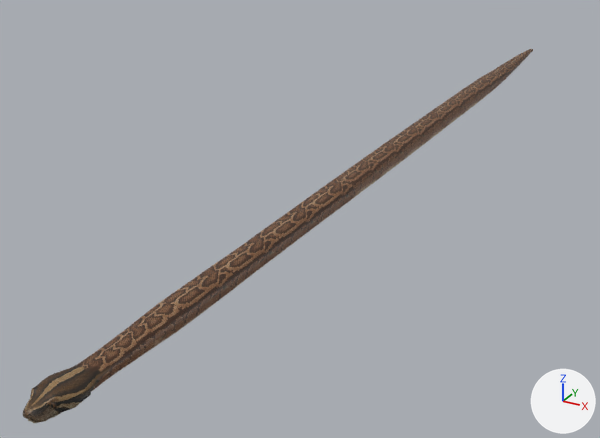
Two versions of the glTF model snake_run_2/level_data/python_v1_.glb, one commit apart.
One viewpoint serves both versions: a camera (50 mm lens) standing at (4.86, -4.02, 4.41) and looking at (-1.23, 7.05, -1.12). Every picture has the same lights, and +X, +Y and +Z are marked at lower right. The picture after the commit comes second. Vertices at exactly the same position are counted once.

The scene before the commit, as lines of its bpy script (objects in view):
```python
mat_material = bpy.data.materials.new('Material')
mat_material.use_nodes = True; mat_material.node_tree.nodes.clear()
_N = mat_material.node_tree.nodes; _L = mat_material.node_tree.links
n0 = _N.new('ShaderNodeBsdfPrincipled'); n0.name = 'Principled BSDF'
n1 = _N.new('ShaderNodeOutputMaterial'); n1.name = 'Material Output'
n2 = _N.new('ShaderNodeMix'); n2.name = 'Mix'
n2.data_type = 'RGBA'
n2.blend_type = 'MULTIPLY'
n2.inputs[0].default_value = 1.0  # 'Factor'
n3 = _N.new('ShaderNodeVertexColor'); n3.name = 'Color Attribute'
n4 = _N.new('ShaderNodeTexImage'); n4.name = 'Image Texture'
n4.image = img_snake_skin
_L.new(n0.outputs[0], n1.inputs[0])  # 'BSDF' to 'Surface'
_L.new(n2.outputs[2], n0.inputs[0])  # 'Result' to 'Base Color'
_L.new(n3.outputs[0], n2.inputs[7])  # 'Color' to 'B'
_L.new(n4.outputs[0], n2.inputs[6])  # 'Color' to 'A'
me_sphere_001 = bpy.data.meshes.new('Sphere.001')
me_sphere_001.from_pydata(...)  # 9054 vertices, 17900 faces; spans x -0.2..0.2, y 0.0..16.6, z -0.2..0.1
me_sphere_001.materials.append(mat_material)
ob_export_snake_mesh = bpy.data.objects.new('export_snake_mesh', me_sphere_001)
ob_export_snake_mesh.location = (0.0, 0.0, 0.0)
```
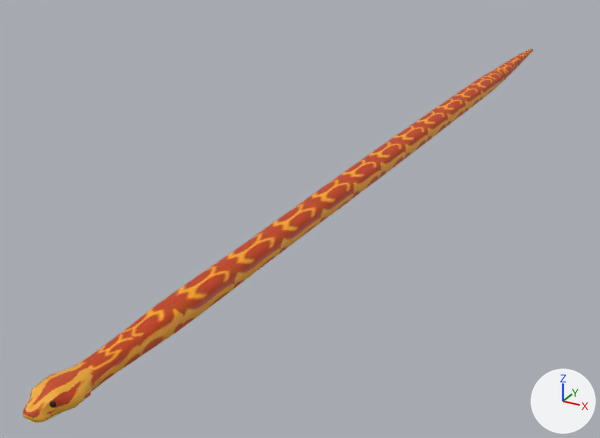
Boxes [x1, y1, x2, y2] around the edits, measured in the pictures (600 x 438 px):
'export_snake_mesh', surface changed: [23, 49, 533, 423] in both
part 1 of me_sphere_001, surface changed (brown to orange): [23, 334, 140, 423] in both

What changed in the scene script:
```text
Add img_snake_skin_cartoon:
    img_snake_skin_cartoon = load_image('snake_skin_cartoon', '_unpacked/snake_skin_cartoon', 244, 163, 'sRGB')
Change mat_material:
    where n4 = _N.new('ShaderNodeTexImage'); n4.name = 'Image Texture'
    n4.image: img_snake_skin -> img_snake_skin_cartoon
    add n4.interpolation = 'Closest'
Change me_sphere_001:
    where me_sphere_001.from_pydata(...)  # 9054 vertices, 17900 faces; spans x -0.2..0.2, y 0.0..16.6, z -0.2..0.1
    used by ob_export_snake_mesh; location = (0.0, 0.0, 0.0)
    me_sphere_001 part 1: texture (UV) coordinates of 3904 of 17900 faces, centred in x -0.2..0.2, y 0.0..1.3, z -0.2..0.1, changed; they spanned u 0.03..0.95, v 0.0..0.95 and now span u 0.0..1.04, v -0.01..0.99
```
